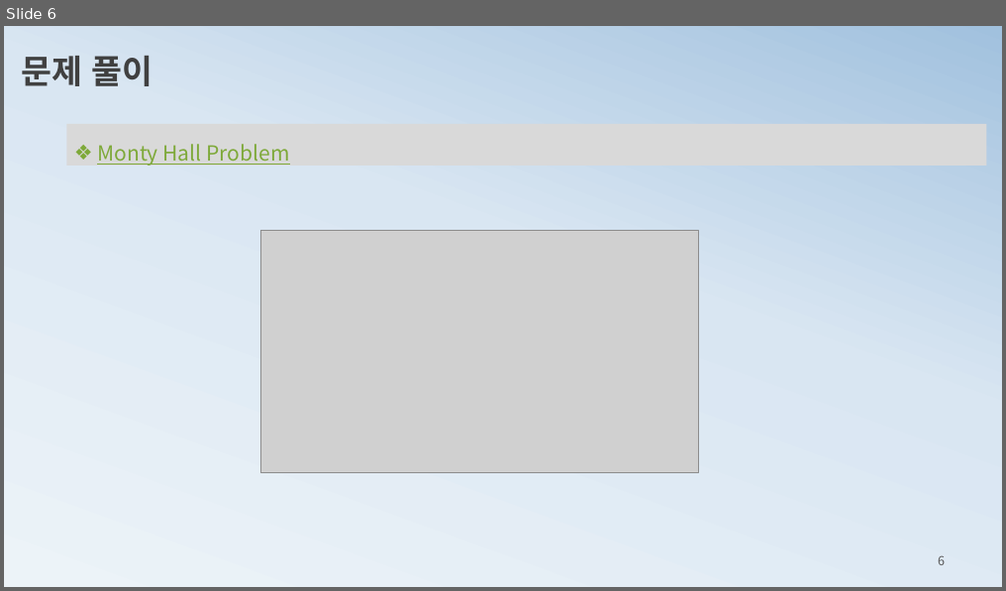
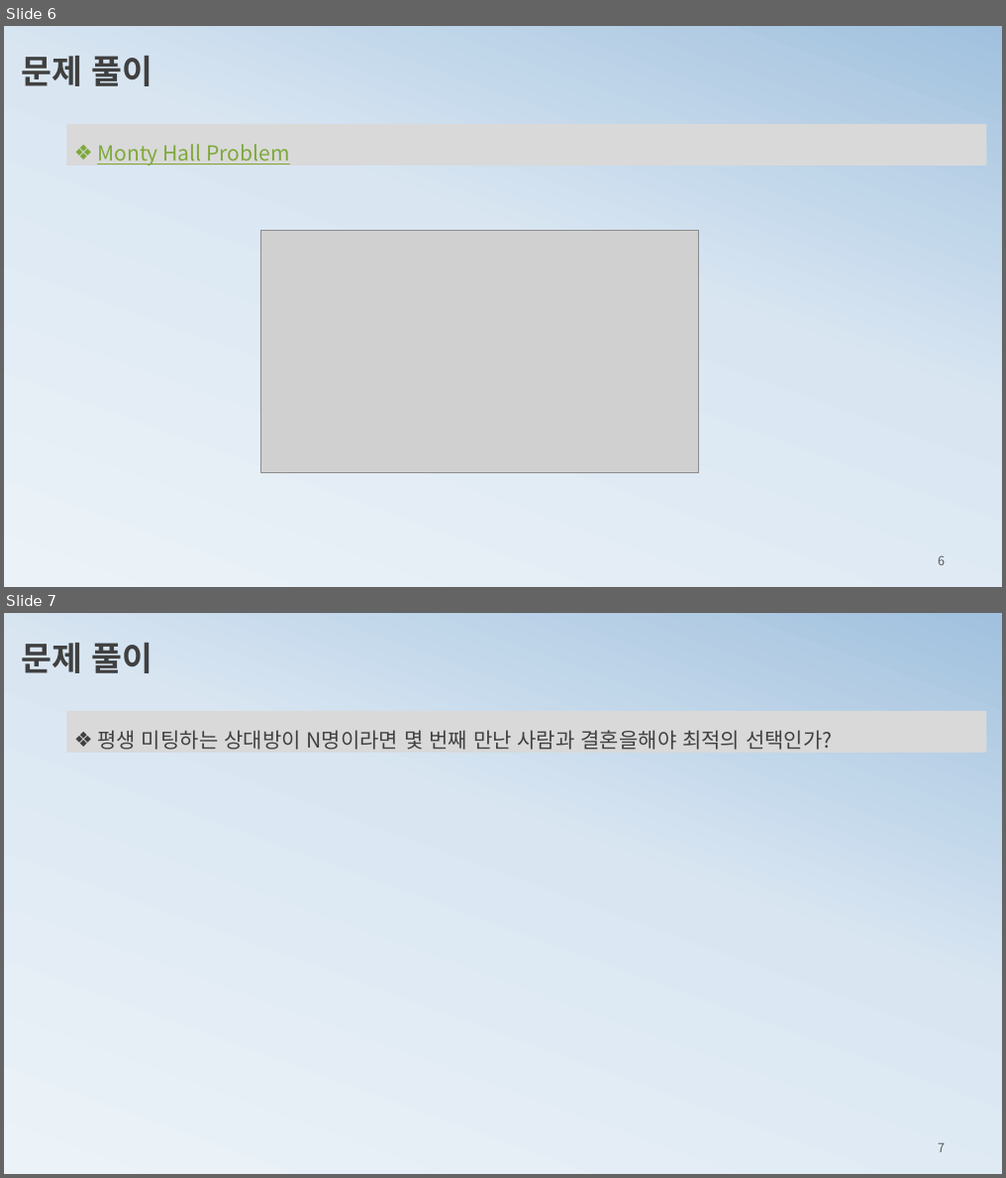
Before and after one commit to ancestor9/mathematics-for-machine-learning, a slide deck: 5_Montecarlo Simulation.pptx. Shown one above the other, each under a label of ours: slide 6 before the commit, slides 6 and 7 after it. The pictures are 1006x591 and 1006x1178 pixels, drawn with LibreOffice and Linux fonts; fonts in the diff are those of the drawing; grey boxes stand for pictures. Boxes give left, top, right and bottom in pixels: in the first picture for what was removed or moved away, otherwise in the second. Text is boxed around its words. In the diff, an @@ line names an element or a change of style, - is before the commit and + after.

```diff
--- a/5_Montecarlo Simulation.pptx
+++ b/5_Montecarlo Simulation.pptx
@@ slide 7 added at (4,613,1002,1174), background gradient #ECF3F8 to #D9E6F2 to #A1C1DE @@
@@ text added at (21,643,152,673), 32 pt, text #404040, bold @@
+문제 풀이
@@ rectangle added at (67,711,986,753), fill #D9D9D9, 20 pt, text #404040 @@
+❖ 평생 미팅하는 상대방이 N명이라면 몇 번째 만난 사람과 결혼을해야 최적의 선택인가?
@@ page number added at (938,1144,944,1153), 12 pt, text #595959 @@
+7
```
